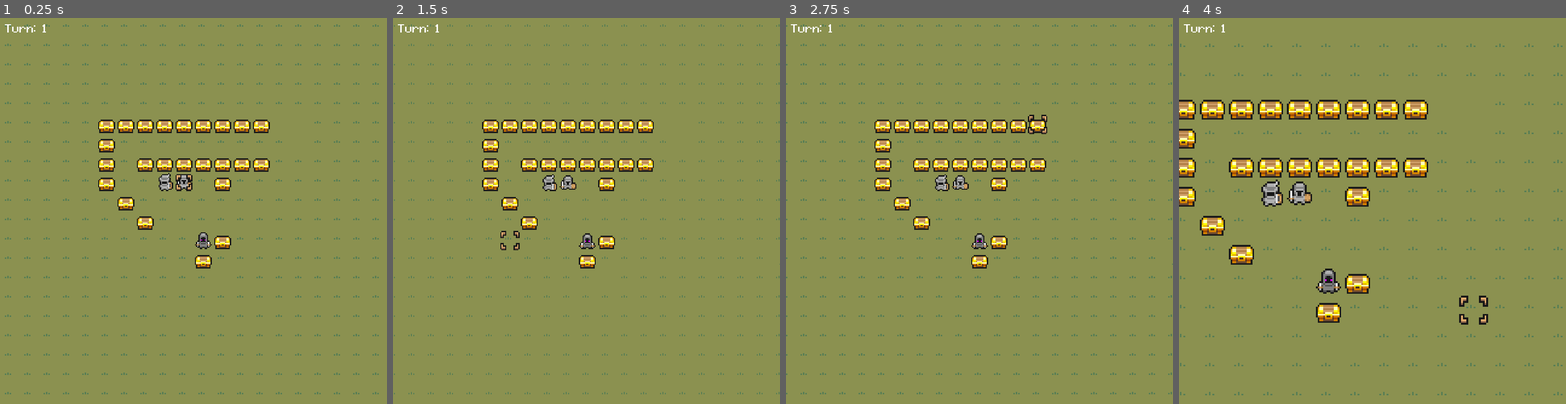
Above: before the commit, frames 1-4 (left to right).
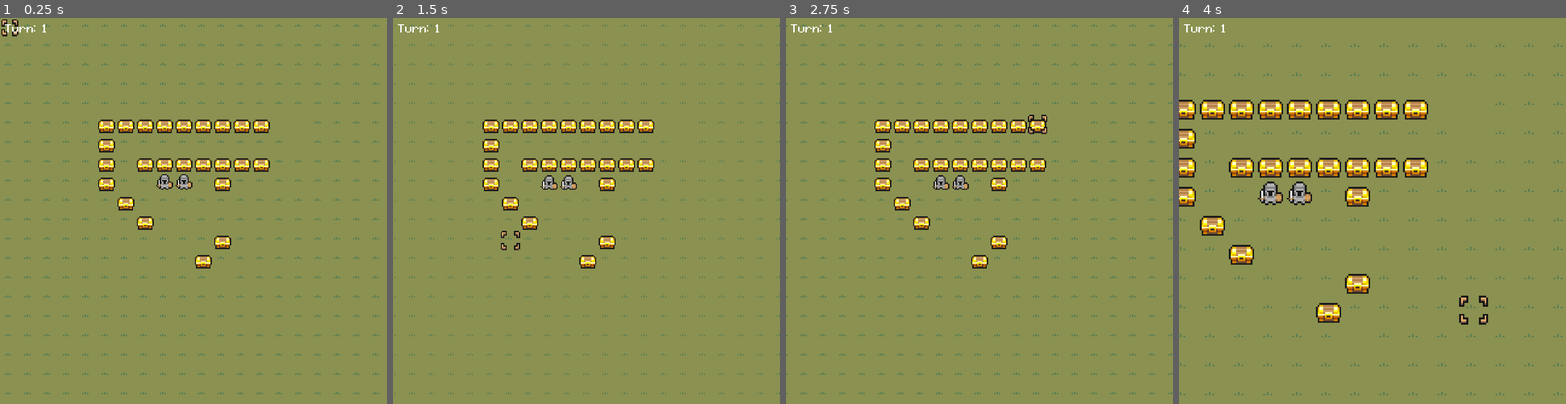
Above: after the commit, the same moments.

Repository: Dz373/Tactical-RPG
Game: Godot game, scene res://board.tscn
Two runs of this game, one before a commit and one after it. Both use one fixed random seed, a clock stepped at 60 frames per second and the inputs below.
Inputs (mouse positions are in pixels of both pictures, inside the frame that each line leads up to):
- Up to frame 1 (0.25 s): no input
- Up to frame 2 (1.5 s): tap Enter (ui_accept) at 0.5, 0.77, 0.8, 1.07, 1.35 s; move the mouse to (671, 191) at 0.52 s; hold D (right) 0.53-1.28 s; hold 1 (cell) 0.53-1.28 s; move the mouse to (509, 230) at 1.27 s; hold Down (down) from 1.28 s (still down)
- Up to frame 3 (2.75 s): tap Enter (ui_accept) at 1.52, 1.82, 2.3 s; tap 1 (cell) at 1.55 s; move the mouse to (1018, 126) at 2.02 s; release Down (down) at 2.03 s; hold D (right) from 2.03 s (still down); hold 1 (cell) from 2.03 s (still down)
- Up to frame 4 (4 s): tap Enter (ui_accept) at 2.75, 3.02, 3.32, 3.77, 3.8 s; move the mouse to (1353, 288) at 2.77 s; release D (right) at 2.78 s; release 1 (cell) at 2.78 s; hold Up (up) 2.78-3.53 s; click (1353, 288) at 2.85 s; tap 1 (cell) at 3.05 s; move the mouse to (1488, 268) at 3.52 s; hold A (left) from 3.53 s (still down); hold Mouse wheel up (zoom_in) from 3.53 s (still down)

The runs differ from the first frame. In frame 1, 0.4% of the frame differs, in the area x 0-55%, y 0-60%; in frame 2, 2.2%, in the area x 0-100%, y 1-98%; in frame 3, 0.2%; in frame 4, 0.5%.
Error after the commit: Parse Error: Identifier "ClassStats" not declared in the current scope. (res://Units/Unit.gd:60)

Commit message:
trash

Diff:
--- a/Board/Cursor.gd
+++ b/Board/Cursor.gd
@@ -1,11 +1,9 @@
 class_name Cursor
 extends Node2D
 
-## Emitted when clicking on the currently hovered cell or when pressing "ui_accept".
 signal accept_pressed(cell)
-## Emitted when the cursor moved to a new cell.
 signal moved(new_cell)
-## Grid resource, giving the node access to the grid size, and more.
+
 @export var grid: Resource
 
 @onready var camera : Camera = $Camera
@@ -45,7 +43,7 @@
 		else:
 			set_process(false)
 		cell += camera.get_mouse_pos()
-	# Trying to select something in a cell.
+
 	elif event.is_action_pressed("confirm"):
 		emit_signal("accept_pressed", cell)
 		get_viewport().set_input_as_handled()
@@ -58,7 +56,6 @@
 	if not should_move:
 		return
 
-	#arrow keys
 	if event.is_action("right"):
 		cell += Vector2.RIGHT
 	if event.is_action("left"):
--- a/Board/GameBoard.gd
+++ b/Board/GameBoard.gd
@@ -3,7 +3,6 @@
 
 const DIRECTIONS = [Vector2.LEFT, Vector2.RIGHT, Vector2.UP, Vector2.DOWN]
 
-## Resource of type Grid.
 @export var grid: Resource
 
 @onready var unit_overlay: UnitOverlay = $UnitOverlay
@@ -13,7 +12,6 @@
 @onready var turnCounter: Label = $CanvasLayer/Turn
 @onready var actionMenu: MarginContainer = $CanvasLayer/ActionMenu
 
-## Mapping of coordinates of a cell to a reference to the unit it contains.
 var units := {}
 var player_units :=[]
 var enemy_units :=[]
@@ -76,7 +74,7 @@
 func get_walkable_cells(unit: Unit)->Array:
 	move_cost.clear()
 	var arr:=[]
-	walk_fill(unit.cell, unit.move_range, arr)
+	walk_fill(unit.cell, unit.class_stat.mv_range, arr)
 	return arr
 func walk_fill(cell: Vector2, move_range: int, arr: Array):
 	if not cell in arr:
@@ -96,8 +94,8 @@
 			walk_fill(coord, new_range, arr)
 
 func get_attackable_cells(walk: Array)->Array:
-	var min_range=active_unit.min_range
-	var max_range=active_unit.max_range
+	var min_range=active_unit.class_stat.atk_range_min
+	var max_range=active_unit.class_stat.atk_range_max
 	var attackArr=[]
 	for tile in walk:
 		var arr = tiles_in_range(tile, min_range, max_range, attackArr)
@@ -279,9 +277,9 @@
 	emit_signal("unit_attack", attack_cell)
 
 func calc_damage(target_unit:Unit, attaking_unit:Unit)->int:
-	if target_unit.def > attaking_unit.atk:
+	if target_unit.class_stat.def > attaking_unit.class_stat.atk:
 		return 0
-	return (attaking_unit.atk-target_unit.def)
+	return (attaking_unit.class_stat.atk-target_unit.class_stat.def)
 
 func enemy_turn():
 	teamTurn=2
--- a/Menu/action_menu.gd
+++ b/Menu/action_menu.gd
@@ -2,7 +2,7 @@
 
 @onready var btnContainer: VBoxContainer = $MenuContainer/BtnContainer
 @onready var atkButton: Button=$MenuContainer/BtnContainer/AttackBtn
-@onready var cursor: Cursor=$"../../Cursor"
+@onready var cursor: Cursor=
 var buttons: Array
 
 func _ready() -> void:
@@ -33,3 +33,11 @@
 	get_first_button().grab_focus()
 func _on_action_menu_screen_exited() -> void:
 	cursor.menu_on_screen=false
+
+
+func _on_visible_on_screen_enabler_2d_screen_exited() -> void:
+	pass # Replace with function body.
+
+
+func _on_visible_on_screen_enabler_2d_screen_entered() -> void:
+	pass # Replace with function body.
--- a/Menu/action_menu.tscn
+++ b/Menu/action_menu.tscn
@@ -82,3 +82,9 @@
 theme_override_font_sizes/font_size = 16
 theme_override_styles/focus = SubResource("StyleBoxTexture_2u1ts")
 text = "Wait"
+
+[node name="VisibleOnScreenEnabler2D" type="VisibleOnScreenEnabler2D" parent="."]
+position = Vector2(56, 24)
+
+[connection signal="screen_entered" from="VisibleOnScreenEnabler2D" to="." method="_on_action_menu_screen_entered"]
+[connection signal="screen_exited" from="VisibleOnScreenEnabler2D" to="." method="_on_action_menu_screen_exited"]
--- a/Menu/canvas_layer.tscn
+++ b/Menu/canvas_layer.tscn
@@ -19,9 +19,3 @@
 offset_top = 128.0
 offset_right = 640.0
 offset_bottom = 177.0
-
-[node name="VisibleOnScreenEnabler2D" type="VisibleOnScreenEnabler2D" parent="ActionMenu"]
-position = Vector2(56, 24)
-
-[connection signal="screen_entered" from="ActionMenu/VisibleOnScreenEnabler2D" to="ActionMenu" method="_on_action_menu_screen_entered"]
-[connection signal="screen_exited" from="ActionMenu/VisibleOnScreenEnabler2D" to="ActionMenu" method="_on_action_menu_screen_exited"]
--- a/Units/Enemy_unit.tscn
+++ /dev/null
@@ -1,10 +0,0 @@
-[gd_scene load_steps=3 format=3 uid="uid://dq0ulft7ykws0"]
-
-[ext_resource type="PackedScene" uid="uid://ctdtnl32pqeat" path="res://Units/BaseUnit.tscn" id="1_axd6u"]
-[ext_resource type="Texture2D" uid="uid://cdyvjmu7ib1e4" path="res://Sprites/MiniWorldSprites/Characters/Soldiers/Melee/AssasinTemplate.png" id="4_ur13g"]
-
-[node name="Unit" instance=ExtResource("1_axd6u")]
-team = 2
-
-[node name="Sprite2D" parent="PathFollow2D" index="0"]
-texture = ExtResource("4_ur13g")
--- a/Units/Stat.gd
+++ b/Units/Stat.gd
@@ -1,9 +1,28 @@
-class_name statType
+class_name classStat
 extends Resource
 
+@export var name:String
+
 @export var hp := 5
-@export var attack := 5
-@export var defense := 2
+@export var atk := 5
+@export var mag := 3
+@export var def := 2
+@export var res := 0
+@export var skl := 2
+@export var spd :=5
+@export var lck := 3
+
 @export var mv_range:=7
 @export var atk_range_min:=1
 @export var atk_range_max:=1
+
+@export var wep_num:=1
+@export var acc_num:=1
+@export var itm_num:=1
+
+@export var ign_wall:=false
+@export var ign_tile:=false
+
+var classification
+
+@export var texture:Texture2D
--- a/Units/Stats/Archer.tres
+++ b/Units/Stats/Archer.tres
@@ -1,12 +1,25 @@
-[gd_resource type="Resource" script_class="statType" load_steps=2 format=3 uid="uid://bv2erff66rwer"]
+[gd_resource type="Resource" script_class="classStat" load_steps=3 format=3 uid="uid://bv2erff66rwer"]
 
 [ext_resource type="Script" path="res://Units/Stat.gd" id="1_3fqa7"]
+[ext_resource type="Texture2D" uid="uid://do4ohh8r5sniu" path="res://Sprites/MiniWorldSprites/Characters/Soldiers/Ranged/BowmanTemplate.png" id="2_jv8pr"]
 
 [resource]
 script = ExtResource("1_3fqa7")
+name = ""
 hp = 5
-attack = 5
-defense = 2
-mv_range = 7
+atk = 5
+mag = 3
+def = 2
+res = 0
+skl = 2
+spd = 5
+lck = 3
+mv_range = 5
 atk_range_min = 1
 atk_range_max = 1
+wep_num = 1
+acc_num = 1
+itm_num = 1
+ign_wall = false
+ign_tile = false
+texture = ExtResource("2_jv8pr")
--- a/Units/Stats/Enemy.tres
+++ b/Units/Stats/Enemy.tres
@@ -1,12 +1,25 @@
-[gd_resource type="Resource" script_class="statType" load_steps=2 format=3 uid="uid://cc3o7bs41vwjp"]
+[gd_resource type="Resource" script_class="classStat" load_steps=3 format=3 uid="uid://cc3o7bs41vwjp"]
 
 [ext_resource type="Script" path="res://Units/Stat.gd" id="1_6y5u2"]
+[ext_resource type="Texture2D" uid="uid://cdyvjmu7ib1e4" path="res://Sprites/MiniWorldSprites/Characters/Soldiers/Melee/AssasinTemplate.png" id="2_qpvva"]
 
 [resource]
 script = ExtResource("1_6y5u2")
+name = "Enemy"
 hp = 5
-attack = 3
-defense = 2
-mv_range = 5
-atk_range_min = 2
-atk_range_max = 2
+atk = 5
+mag = 3
+def = 2
+res = 0
+skl = 2
+spd = 5
+lck = 3
+mv_range = 3
+atk_range_min = 1
+atk_range_max = 1
+wep_num = 1
+acc_num = 1
+itm_num = 1
+ign_wall = false
+ign_tile = false
+texture = ExtResource("2_qpvva")
--- a/Units/Stats/Melee.tres
+++ b/Units/Stats/Melee.tres
@@ -1,9 +1,20 @@
-[gd_resource type="Resource" load_steps=2 format=3 uid="uid://benhuddmfpx7k"]
+[gd_resource type="Resource" script_class="statType" load_steps=3 format=3 uid="uid://benhuddmfpx7k"]
 
 [ext_resource type="Script" path="res://Units/Stat.gd" id="1_x0quk"]
+[ext_resource type="Texture2D" uid="uid://bu4ed5o001h3l" path="res://Sprites/MiniWorldSprites/Characters/Soldiers/Melee/SwordsmanTemplate.png" id="2_fls0q"]
 
 [resource]
 script = ExtResource("1_x0quk")
+name = "Melee"
 hp = 5
-attack = 5
-defense = 2
+atk = 5
+mag = 3
+def = 2
+res = 0
+skl = 2
+spd = 5
+luck = 3
+mv_range = 7
+atk_range_min = 1
+atk_range_max = 1
+texture = ExtResource("2_fls0q")
--- a/Units/Unit.gd
+++ b/Units/Unit.gd
@@ -1,9 +1,8 @@
 class_name Unit
 extends Path2D
 
-## Emitted when the unit reached the end of a path along which it was walking.
 signal walk_finished
-## Shared resource of type Grid, used to calculate map coordinates.
+
 @export var grid: Resource
 
 @export var team := 1
@@ -27,10 +26,11 @@
 var end_turn=false
 
 @export var class_type:String
-var max_hp
+var class_stat
+var lvl=1
 var hp:int:
 	set(value):
-		if value==max_hp:
+		if value==class_stat.hp:
 			hp_bar.visible=false
 		else:
 			hp_bar.visible=true
@@ -44,17 +44,11 @@
 			queue_free()
 		hp = value
 		hp_bar.value=value
-var atk:int
-var def:int
 
-var move_range:int
-var min_range:int
-var max_range:int
-
-var lvl:int
 var weapons:=[]
 var accessories:=[]
 var consumables:=[]
+var skills:=[]
 var flying:=false
 
 func _ready() -> void:
@@ -63,26 +57,11 @@
 	cell = grid.calculate_grid_coordinates(position)
 	position = grid.calculate_map_position(cell)
 
-	set_stats()
-
-	if class_type == "Archer":
-		$PathFollow2D/Sprite2D.texture=load("res://Sprites/MiniWorldSprites/Characters/Soldiers/Ranged/BowmanTemplate.png")
-		$PathFollow2D/Sprite2D.vframes=8
+	class_stat=ClassStats.classes[class_type]
+	hp = class_stat.hp
 
 	if not Engine.is_editor_hint():
 		curve = Curve2D.new()
-
-
-func set_stats()->void:
-	var stats=ClassStats.stats[class_type]
-	max_hp=stats["hp"]
-	hp=max_hp
-	hp_bar.max_value=max_hp
-	atk=stats["atk"]
-	def=stats["def"]
-	move_range=stats["mv_range"]
-	min_range=stats["atk_range_min"]
-	max_range=stats["atk_range_max"]
 
 var previousProgress=0
 var previousPosition=Vector2(0,0)
@@ -100,7 +79,6 @@
 
 	if previousProgress >= _path_follow.progress:
 		_is_walking = false
-		# Setting this value to 0.0 causes a Zero Length Interval error
 		_path_follow.progress = 0.00001
 		position = grid.calculate_map_position(cell)
 		curve.clear_points()
@@ -110,8 +88,6 @@
 	previousProgress = _path_follow.progress
 	previousPosition = _path_follow.position
 
-## Starts walking along the `path`.
-## `path` is an array of grid coordinates that the function converts to map coordinates.
 func walk_along(path: PackedVector2Array) -> void:
 	if path.is_empty():
 		return
--- a/Units/UnitPath.gd
+++ b/Units/UnitPath.gd
@@ -28,7 +28,7 @@
 				var active=get_parent().active_unit
 				var dis_vec = (active.cell-Vector2(x,y)).abs()
 				var distance = dis_vec.x+dis_vec.y
-				if distance <= active.move_range and not walkable_cells.has(Vector2(x,y)):
+				if distance <= active.class_stat.mv_range and not walkable_cells.has(Vector2(x,y)):
 					astar.set_point_solid(Vector2(x,y))
 					continue
 			if terrain.cost(Vector2(x,y))!=1:
--- a/board.tscn
+++ b/board.tscn
@@ -6,12 +6,11 @@
 [ext_resource type="Resource" uid="uid://drtdco6fmbidy" path="res://Board/Grid.tres" id="7_gurcu"]
 [ext_resource type="Script" path="res://Board/GameBoard.gd" id="7_jg22f"]
 [ext_resource type="Script" path="res://Board/obstacle.gd" id="7_mlpqg"]
-[ext_resource type="PackedScene" path="res://Units/unit_path.tscn" id="8_pv6xv"]
-[ext_resource type="PackedScene" path="res://Units/unit_overlay.tscn" id="9_75io2"]
+[ext_resource type="PackedScene" uid="uid://nn0f5svx4huo" path="res://Units/unit_path.tscn" id="8_pv6xv"]
+[ext_resource type="PackedScene" uid="uid://yhtd33jo11hi" path="res://Units/unit_overlay.tscn" id="9_75io2"]
 [ext_resource type="Texture2D" uid="uid://dp04qnya7k2vm" path="res://Sprites/MiniWorldSprites/Miscellaneous/Chests.png" id="10_rst45"]
 [ext_resource type="Script" path="res://Board/Terrain.gd" id="11_w33xh"]
 [ext_resource type="PackedScene" uid="uid://ctdtnl32pqeat" path="res://Units/BaseUnit.tscn" id="12_ddttq"]
-[ext_resource type="PackedScene" uid="uid://dq0ulft7ykws0" path="res://Units/Enemy_unit.tscn" id="13_u7hvr"]
 [ext_resource type="PackedScene" uid="uid://cqmdhxbchwu58" path="res://Board/cursor.tscn" id="13_wgu0w"]
 [ext_resource type="PackedScene" uid="uid://j2kkof36w6re" path="res://Menu/canvas_layer.tscn" id="15_fivd0"]
 [ext_resource type="Script" path="res://Board/Camera.gd" id="15_fw7mw"]
@@ -865,10 +864,6 @@
 position = Vector2(136, 136)
 class_type = "Archer"
 
-[node name="Enemy1" parent="GameBoard" instance=ExtResource("13_u7hvr")]
-position = Vector2(168, 184)
-class_type = "Enemy"
-
 [node name="Cursor" parent="GameBoard" instance=ExtResource("13_wgu0w")]
 
 [node name="Camera" type="Camera2D" parent="GameBoard/Cursor"]
--- a/class_stats.gd
+++ b/class_stats.gd
@@ -1,14 +1,15 @@
 extends Node
 
-#stats will be percentages
-var stats={
-	"Melee":{"hp":5, "atk":5, "def":3,
-			"mv_range":7, "atk_range_min":1,"atk_range_max":1},
+var classes:={}
+const path = "res://Units/Stats/"
 
-	"Archer":{"hp":5, "atk":5, "def":0,
-			"mv_range":5, "atk_range_min":2,"atk_range_max":2},
-
-	"Enemy":{"hp":10, "atk":4, "def":0,
-			"mv_range":5, "atk_range_min":1,"atk_range_max":1},
-
-}
+func _init() -> void:
+	var dir = DirAccess.open(path)
+	if dir:
+		var file_list = dir.get_files()
+		for file in file_list:
+			var file_path = path + "/" + file
+			var stat = load(file_path)
+			classes[stat.name]=stat
+	else:
+		print("An error occurred when trying to access the path.")
--- a/project.godot
+++ b/project.godot
@@ -18,7 +18,6 @@
 [autoload]
 
 SignalBus="*res://signal_bus.gd"
-ClassStats="*res://class_stats.gd"
 
 [debug]
 
Renamed: Units/Class_types/Class_type.tres -> Units/Class_types/classification.tres
Not shown: 1 places in board.tscn that only renumber resources
Not shown, removed: boaC349.tmp
